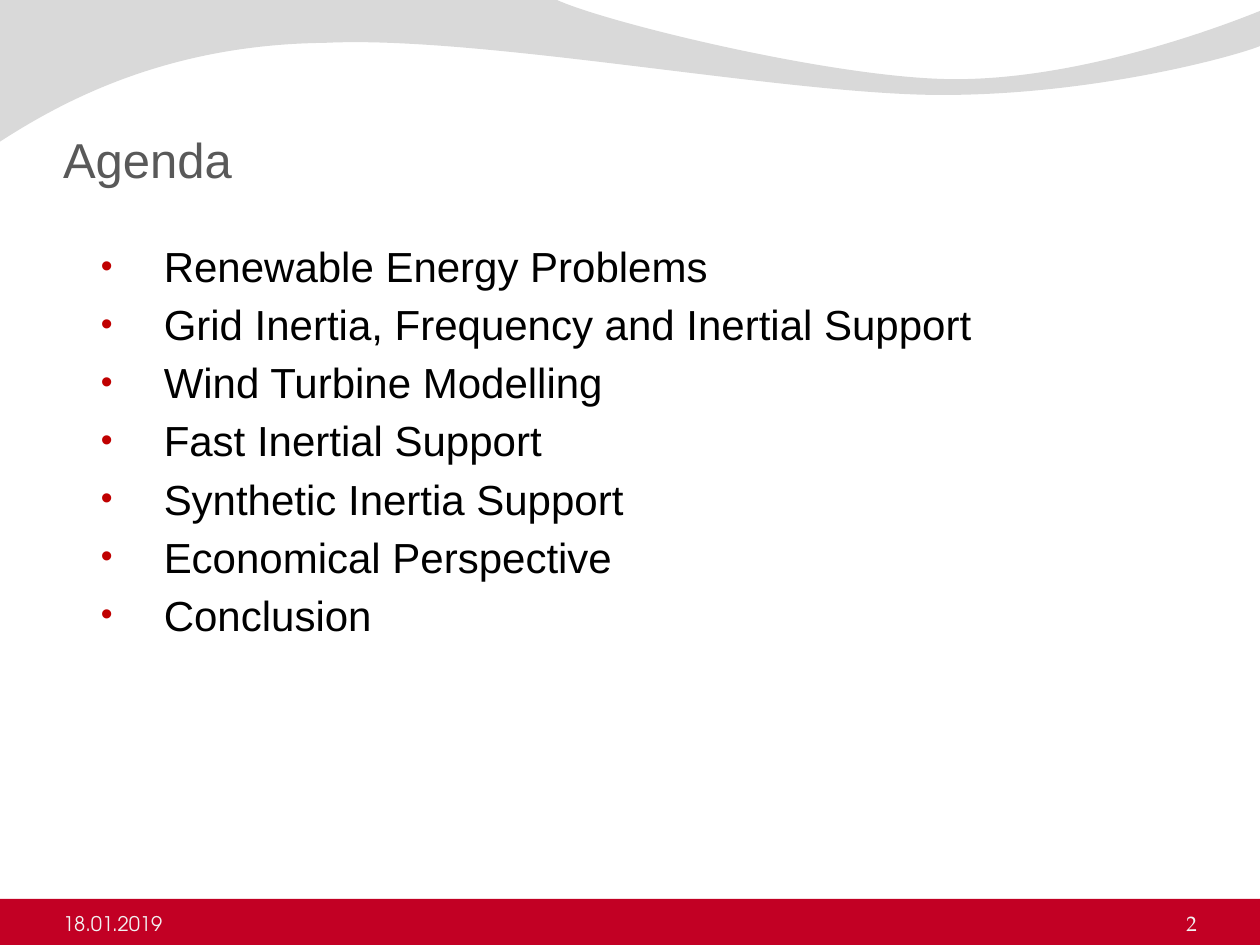
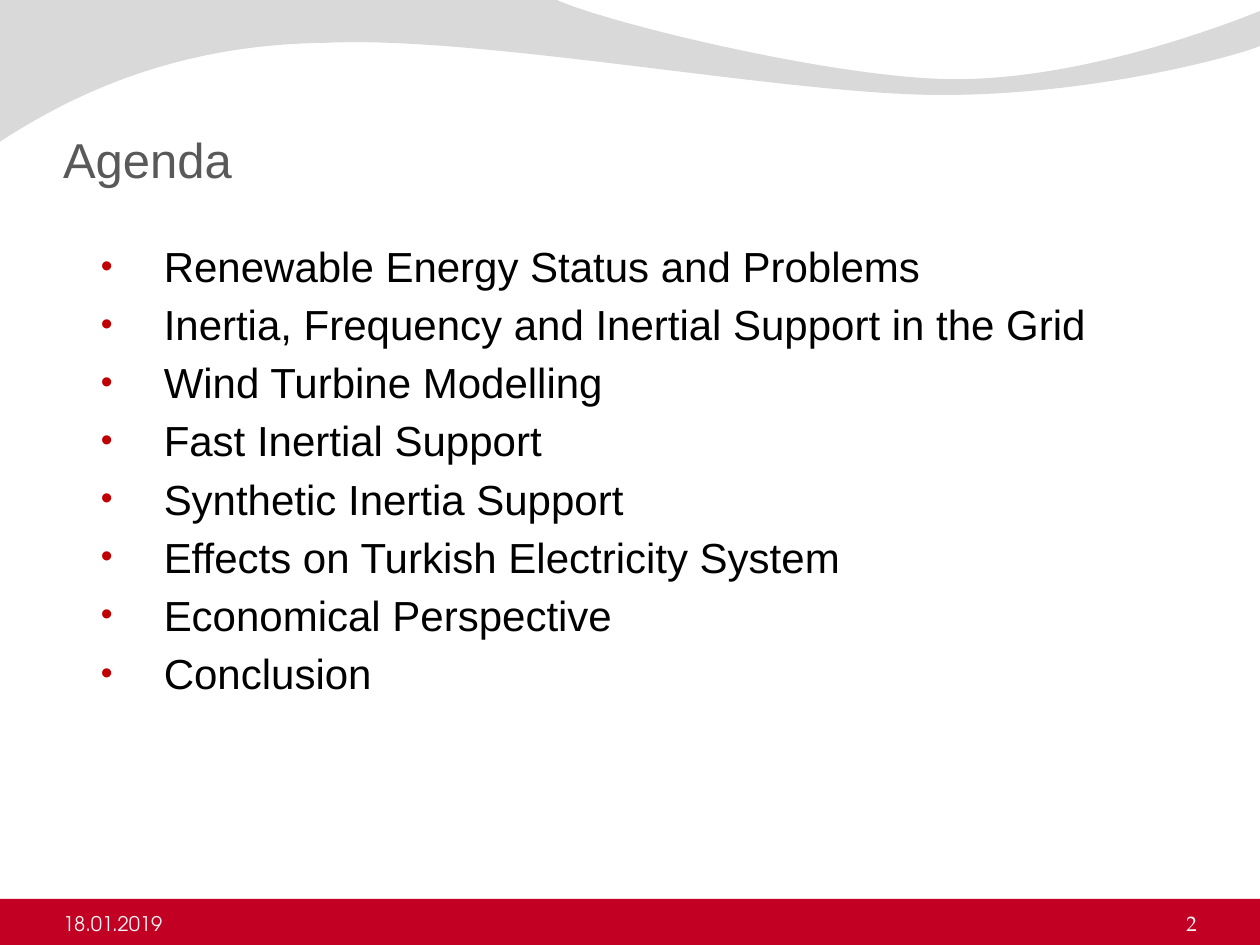
Before and after one commit to ErencanDuymaz/Research, a slide deck: slide 2 of Thesis/Thesis Defence/Erencan_Duymaz_thesis_defence.pptx. Drawn at 1260x945 pixels with LibreOffice and Linux fonts; fonts in the diff are those of the drawing; background and template pictures are left out. Boxes give left, top, right and bottom in pixels: in the first picture for what was removed or moved away, otherwise in the second. Text is boxed around its words. In the diff, an @@ line names an element or a change of style, - is before the commit and + after.

```diff
--- a/Thesis/Thesis Defence/Erencan_Duymaz_thesis_defence.pptx
+++ b/Thesis/Thesis Defence/Erencan_Duymaz_thesis_defence.pptx
@@ text at box(164, 251, 1085, 349): text changed @@
-  • Renewable Energy Problems
-  • Grid Inertia, Frequency and Inertial Support
+  • Renewable Energy Status and Problems
+  • Inertia, Frequency and Inertial Support in the Grid
@@ text at box(164, 542, 840, 581): paragraph added @@
+  • Effects on Turkish Electricity System
```
Also in this commit, not shown: 6 other slides changed, 3 slides added, 6 other files.
